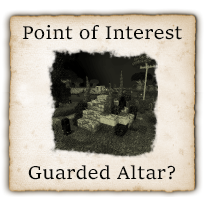
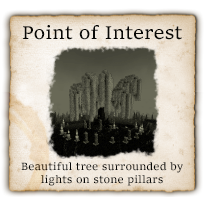
Two versions of the same layered image (205 x 205). Layer-by-layer changes:
added layer "stain copy" (linear burn, 50%) above "stain" over [4, 18, 121, 195]
added group "Group 1" with 11 layers over [4, 18, 183, 195]
added layer "Layer 7" in group "Group 1" over [46, 46, 159, 159]
renamed "Guarded Altar?" to "Beautiful tree surrounded by lights on stone pillars", moved it into group "Group 1", painted on it over [21, 162, 183, 186]
hid "Layer 6", moved it into group "Group 1" over [47, 47, 158, 158]
moved "Layer 5" into group "Group 1" over [4, 18, 183, 195]
